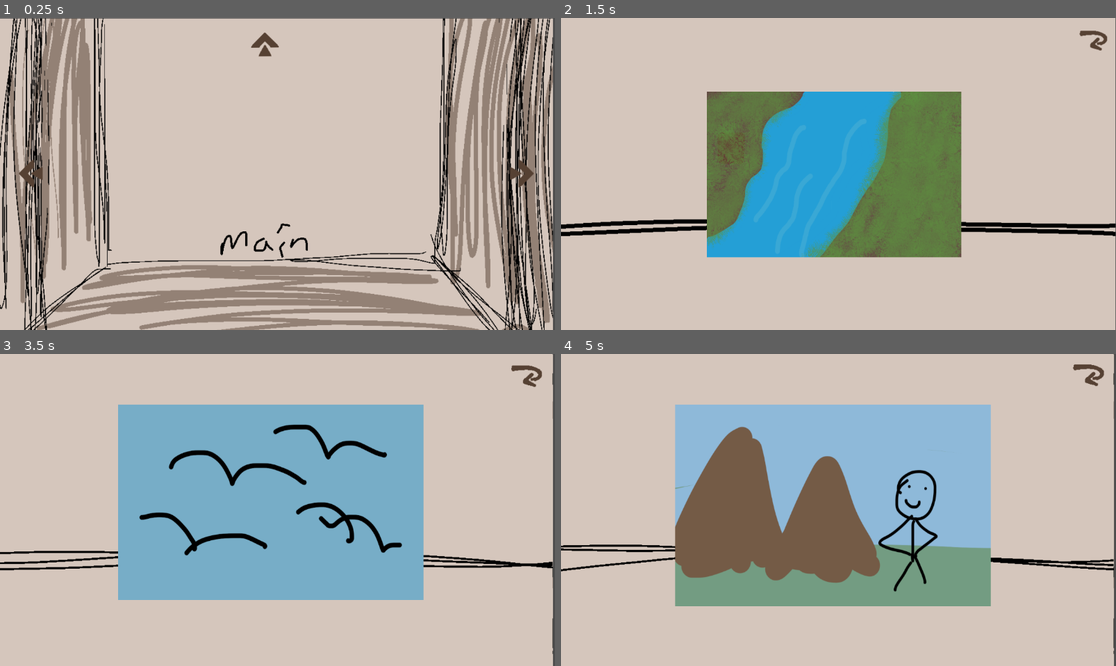
Above: before the commit, frames 1-4 (two rows, left to right).
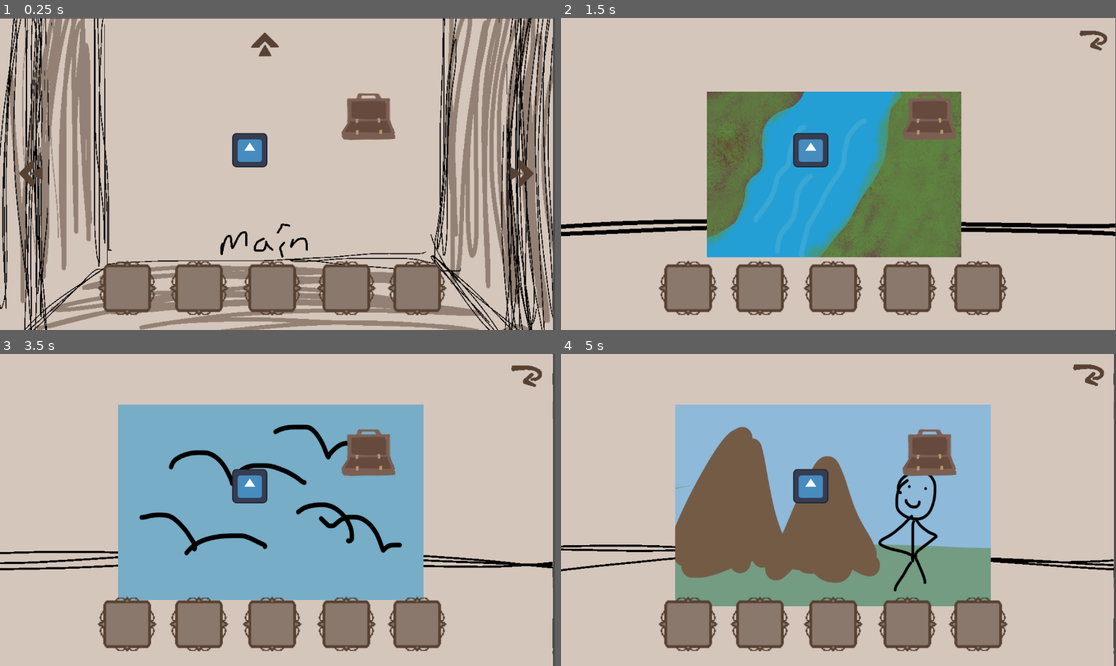
Above: after the commit, the same moments.

Repository: yaliu10/Escape-Room
Game: Godot game, scene res://room.tscn
Two runs of this game, one before a commit and one after it. Both use one fixed random seed, a clock stepped at 60 frames per second and the inputs below. This scene is started directly instead of the project's main scene. The engine's default icon, where the game draws it, is replaced by a stand-in: a white triangle on a blue panel in a dark square.
Inputs (mouse positions are in pixels of both pictures, inside the frame that each line leads up to):
- Up to frame 1 (0.25 s): no input
- Up to frame 2 (1.5 s): tap Enter at 0.5 s; drag from (594, 174) to (1077, 174) at 0.52 s; tap Space at 1.25 s; drag from (1077, 174) to (594, 174) at 1.27 s
- Up to frame 3 (3.5 s): tap Enter at 2 s; move the mouse to (266, 385) at 2.02 s; click (266, 385) at 2.17 s; tap Space at 2.75 s; drag from (532, 375) to (516, 510) at 2.77 s
- Up to frame 4 (5 s): drag from (1088, 375) to (827, 385) at 3.52 s; drag from (1088, 375) to (827, 385) at 4.27 s

The runs differ from the first frame. In frame 1, 6.3% of the frame differs, in the area x 17-81%, y 24-96%; in frame 2, 9.2%; in frame 3, 9.3%; in frame 4, 9.3%.

Commit message:
inventory done!!!!!!!!!!!!!!!!!!!!!!

Diff:
--- a/escape-room/Scripts/item.gd
+++ b/escape-room/Scripts/item.gd
@@ -1,12 +1,43 @@
 extends Sprite2D
 
+var grab_cursor = preload("res://art/IMG_2834.PNG")
+var hand_cursor = preload("res://art/IMG_2835.PNG")
+
 var dragging = false
-var grab_cursor = preload("res://art/ph-slot.PNG")#placeholder
 var picked_up = false
 var drop_location_id = 0
 var drop_location
+var dropped = false
+var timer_off = true
+
 @export var item_id = 1
 
 func _physics_process(delta: float) -> void:
 	if dragging:
 		global_position = lerp(global_position, get_global_mouse_position(), 30 * delta)
+		dropped = false
+		Input.set_custom_mouse_cursor(grab_cursor)
+	else:
+		if picked_up:
+			if !dropped:
+				drop_location = get_parent().set_drop_location(self)
+				if timer_off:
+					$Timer.start()
+					timer_off = false
+			global_position = lerp(global_position, drop_location, 20 * delta)
+
+func _on_test_area_input_event(viewport: Node, event: InputEvent, shape_idx: int) -> void:
+	if event is InputEventMouseButton and event.button_index == MOUSE_BUTTON_LEFT:
+		if !picked_up and !dragging:
+			global_position = get_parent().choose_slot(self)
+			z_index = 10
+			picked_up = true
+		else:
+			if event.pressed:
+				dragging = true
+			else:
+				dragging = false
+
+func _on_timer_timeout() -> void:
+	dropped = true
+	timer_off = true
--- a/escape-room/room.gd
+++ b/escape-room/room.gd
@@ -1,6 +1,13 @@
 extends Node2D
 
 var cursor = preload("res://art/IMG_2835.PNG")
+var grab = preload("res://art/IMG_2834.PNG")
+
+var slot_1_filled = false
+var slot_2_filled = false
+var slot_3_filled = false
+var slot_4_filled = false
+var slot_5_filled = false
 
 
 #right now the same variable is being used to check every wall,
@@ -39,6 +46,63 @@
 func change_cursor_back_in_painting():
 	Input.set_custom_mouse_cursor(null)
 
+
+func fill_slot(slot):
+	match slot:
+		1: slot_1_filled = true
+		2: slot_2_filled = true
+		3: slot_3_filled = true
+		4: slot_4_filled = true
+		5: slot_5_filled = true
+
+func empty_slot(slot):
+	match slot:
+		1: slot_1_filled = false
+		2: slot_2_filled = false
+		3: slot_3_filled = false
+		4: slot_4_filled = false
+		5: slot_5_filled = false
+
+func choose_slot(item):
+	var chosen_slot = 1
+	if !slot_1_filled:
+		chosen_slot = $Slot1.global_position
+		slot_1_filled = true
+		item.drop_location_id = 1
+
+	elif !slot_2_filled:
+		chosen_slot = $Slot2.global_position
+		slot_2_filled = true
+		item.drop_location_id = 2
+	elif !slot_3_filled:
+		chosen_slot = $Slot3.global_position
+		slot_3_filled = true
+		item.drop_location_id = 3
+
+	elif !slot_4_filled:
+		chosen_slot = $Slot4.global_position
+		slot_4_filled = true
+		item.drop_location_id = 4
+
+	elif !slot_5_filled:
+		chosen_slot = $Slot5.global_position
+		slot_5_filled = true
+		item.drop_location_id = 5
+
+	return chosen_slot
+
+func set_drop_location(item):
+	var drop_location
+	match item.drop_location_id:
+		0: drop_location = item.global_position
+		1: drop_location = $Slot1.global_position
+		2: drop_location = $Slot2.global_position
+		3: drop_location = $Slot3.global_position
+		4: drop_location = $Slot4.global_position
+		5: drop_location = $Slot5.global_position
+	return drop_location
+
+
 #left wall selection
 func _on_left_return_area_input_event(viewport: Node, event: InputEvent, shape_idx: int) -> void:
 	if event is InputEventMouseButton and event.button_index == MOUSE_BUTTON_LEFT:
@@ -109,3 +173,47 @@
 		if event is InputEventMouseButton and event.button_index == MOUSE_BUTTON_LEFT:
 			$"In Front Painting".visible = true
 			painting_selected = true
+
+
+func _on_slot_1_area_area_entered(area: Area2D) -> void:
+	if area.is_in_group("item") and !slot_1_filled:
+		empty_slot(area.get_parent().drop_location_id)
+		area.get_parent().drop_location_id = 1
+		fill_slot(area.get_parent().drop_location_id)
+
+func _on_slot_2_area_area_entered(area: Area2D) -> void:
+	if area.is_in_group("item") and !slot_2_filled:
+		empty_slot(area.get_parent().drop_location_id)
+		area.get_parent().drop_location_id = 2
+		fill_slot(area.get_parent().drop_location_id)
+
+func _on_slot_3_area_area_entered(area: Area2D) -> void:
+	if area.is_in_group("item") and !slot_3_filled:
+		empty_slot(area.get_parent().drop_location_id)
+		area.get_parent().drop_location_id = 3
+		fill_slot(area.get_parent().drop_location_id)
+
+func _on_slot_4_area_area_entered(area: Area2D) -> void:
+	if area.is_in_group("item") and !slot_4_filled:
+		empty_slot(area.get_parent().drop_location_id)
+		area.get_parent().drop_location_id = 4
+		fill_slot(area.get_parent().drop_location_id)
+
+func _on_slot_5_area_area_entered(area: Area2D) -> void:
+	if area.is_in_group("item") and !slot_5_filled:
+		empty_slot(area.get_parent().drop_location_id)
+		area.get_parent().drop_location_id = 5
+		fill_slot(area.get_parent().drop_location_id)
+
+
+#need to hide visibility of objects when switching rooms
+func _on_test_interact_area_area_entered(area: Area2D) -> void:
+	if area.is_in_group("item"):
+		if area.get_parent().item_id == 1:
+			$TestInteract.visible = false
+			$TestInteract2.visible = true
+			#estitem_used = true
+
+			empty_slot(area.get_parent().drop_location_id)
+			area.get_parent().queue_free()
+			Input.set_custom_mouse_cursor(cursor)
--- a/escape-room/room.tscn
+++ b/escape-room/room.tscn
@@ -1,7 +1,8 @@
-[gd_scene load_steps=23 format=3 uid="uid://cfy243i0kd1cb"]
+[gd_scene load_steps=31 format=3 uid="uid://cfy243i0kd1cb"]
 
 [ext_resource type="Script" path="res://room.gd" id="1_px8ol"]
 [ext_resource type="Texture2D" uid="uid://dtxuwn72v6iui" path="res://art/main room.PNG" id="2_husx8"]
+[ext_resource type="Texture2D" uid="uid://coljdj07q3k73" path="res://art/IMG_2833.PNG" id="3_aue2j"]
 [ext_resource type="Texture2D" uid="uid://is5n476fgekw" path="res://art/arrow.PNG" id="3_bma02"]
 [ext_resource type="Texture2D" uid="uid://b0ntdu2glqfxn" path="res://art/left wall.PNG" id="4_of1yb"]
 [ext_resource type="Texture2D" uid="uid://o3xsmuyt5k5g" path="res://art/return.PNG" id="5_xourl"]
@@ -10,6 +11,13 @@
 [ext_resource type="Texture2D" uid="uid://cncut3a30jwir" path="res://art/front wall.PNG" id="7_nxmvr"]
 [ext_resource type="Texture2D" uid="uid://cn007kodgbnx" path="res://art/painting 2.PNG" id="8_6qmun"]
 [ext_resource type="Texture2D" uid="uid://e3vlr8l8casf" path="res://art/painting 3.PNG" id="10_0cw3k"]
+[ext_resource type="Texture2D" uid="uid://cyamkeioip6ar" path="res://art/icon.svg" id="11_ipt4x"]
+[ext_resource type="Script" path="res://Scripts/item.gd" id="12_6j7kt"]
+[ext_resource type="Texture2D" uid="uid://bwsn7jxnip1o3" path="res://art/ph-opened case.PNG" id="14_84as2"]
+[ext_resource type="Texture2D" uid="uid://ds552hk8olw1w" path="res://art/ph-closed case.PNG" id="14_eq741"]
+
+[sub_resource type="RectangleShape2D" id="RectangleShape2D_5ms4q"]
+size = Vector2(83, 83)
 
 [sub_resource type="CircleShape2D" id="CircleShape2D_ddivy"]
 radius = 28.1603
@@ -46,6 +54,12 @@
 
 [sub_resource type="CircleShape2D" id="CircleShape2D_18k77"]
 radius = 29.872
+
+[sub_resource type="RectangleShape2D" id="RectangleShape2D_xxifp"]
+size = Vector2(117.479, 118.986)
+
+[sub_resource type="RectangleShape2D" id="RectangleShape2D_fnjla"]
+size = Vector2(149.171, 134.454)
 
 [node name="Room" type="Node2D"]
 script = ExtResource("1_px8ol")
@@ -57,6 +71,81 @@
 texture = ExtResource("2_husx8")
 expand_mode = 1
 
+[node name="Inventory Slot1" type="Sprite2D" parent="."]
+z_index = 9
+position = Vector2(263.953, 561.25)
+scale = Vector2(1.94068, 1.94068)
+texture = ExtResource("3_aue2j")
+
+[node name="Inventory Slot2" type="Sprite2D" parent="."]
+z_index = 9
+position = Vector2(412.953, 561.25)
+scale = Vector2(1.94068, 1.94068)
+texture = ExtResource("3_aue2j")
+
+[node name="Inventory Slot3" type="Sprite2D" parent="."]
+z_index = 9
+position = Vector2(564.953, 561.25)
+scale = Vector2(1.94068, 1.94068)
+texture = ExtResource("3_aue2j")
+
+[node name="Inventory Slot4" type="Sprite2D" parent="."]
+z_index = 9
+position = Vector2(718.953, 561.25)
+scale = Vector2(1.94068, 1.94068)
+texture = ExtResource("3_aue2j")
+
+[node name="Inventory Slot5" type="Sprite2D" parent="."]
+z_index = 9
+position = Vector2(865.953, 561.25)
+scale = Vector2(1.94068, 1.94068)
+texture = ExtResource("3_aue2j")
+
+[node name="Slot1" type="Node2D" parent="."]
+position = Vector2(263, 560)
+
+[node name="Slot1 Area" type="Area2D" parent="Slot1"]
+
+[node name="CollisionShape2D" type="CollisionShape2D" parent="Slot1/Slot1 Area"]
+position = Vector2(1.5, 1.5)
+shape = SubResource("RectangleShape2D_5ms4q")
+
+[node name="Slot2" type="Node2D" parent="."]
+position = Vector2(411, 559)
+
+[node name="Slot2 Area" type="Area2D" parent="Slot2"]
+
+[node name="CollisionShape2D" type="CollisionShape2D" parent="Slot2/Slot2 Area"]
+position = Vector2(1.5, 1.5)
+shape = SubResource("RectangleShape2D_5ms4q")
+
+[node name="Slot3" type="Node2D" parent="."]
+position = Vector2(564, 559)
+
+[node name="Slot3 Area" type="Area2D" parent="Slot3"]
+
+[node name="CollisionShape2D" type="CollisionShape2D" parent="Slot3/Slot3 Area"]
+position = Vector2(1.5, 1.5)
+shape = SubResource("RectangleShape2D_5ms4q")
+
+[node name="Slot4" type="Node2D" parent="."]
+position = Vector2(718, 560)
+
+[node name="Slot4 Area" type="Area2D" parent="Slot4"]
+
+[node name="CollisionShape2D" type="CollisionShape2D" parent="Slot4/Slot4 Area"]
+position = Vector2(1.5, 1.5)
+shape = SubResource("RectangleShape2D_5ms4q")
+
+[node name="Slot5" type="Node2D" parent="."]
+position = Vector2(865, 559)
+
+[node name="Slot5 Area" type="Area2D" parent="Slot5"]
+
+[node name="CollisionShape2D" type="CollisionShape2D" parent="Slot5/Slot5 Area"]
+position = Vector2(1.5, 1.5)
+shape = SubResource("RectangleShape2D_5ms4q")
+
 [node name="Left Arrow" type="Sprite2D" parent="."]
 position = Vector2(71, 323)
 texture = ExtResource("3_bma02")
@@ -215,6 +304,46 @@
 [node name="CollisionShape2D" type="CollisionShape2D" parent="In Front Painting/Front Painting Return/Front Painting Return Area"]
 shape = SubResource("CircleShape2D_18k77")
 
+[node name="TestItem" type="Sprite2D" parent="."]
+position = Vector2(518.5, 274.5)
+scale = Vector2(0.570313, 0.554688)
+texture = ExtResource("11_ipt4x")
+script = ExtResource("12_6j7kt")
+
+[node name="TestArea" type="Area2D" parent="TestItem" groups=["item"]]
+
+[node name="CollisionShape2D" type="CollisionShape2D" parent="TestItem/TestArea"]
+position = Vector2(0.876719, -0.901407)
+scale = Vector2(1, 1)
+shape = SubResource("RectangleShape2D_xxifp")
+
+[node name="Timer" type="Timer" parent="TestItem"]
+wait_time = 0.2
+one_shot = true
+
+[node name="TestInteract2" type="Sprite2D" parent="."]
+visible = false
+position = Vector2(799, 220)
+scale = Vector2(0.57, 0.58)
+texture = ExtResource("14_eq741")
+
+[node name="TestInteract" type="Sprite2D" parent="."]
+position = Vector2(793, 206)
+scale = Vector2(0.603333, 0.595)
+texture = ExtResource("14_84as2")
+
+[node name="Test Interact Area" type="Area2D" parent="TestInteract"]
+
+[node name="CollisionShape2D" type="CollisionShape2D" parent="TestInteract/Test Interact Area"]
+position = Vector2(-44.7516, 1.68069)
+scale = Vector2(1, 1)
+shape = SubResource("RectangleShape2D_fnjla")
+
+[connection signal="area_entered" from="Slot1/Slot1 Area" to="." method="_on_slot_1_area_area_entered"]
+[connection signal="area_entered" from="Slot2/Slot2 Area" to="." method="_on_slot_2_area_area_entered"]
+[connection signal="area_entered" from="Slot3/Slot3 Area" to="." method="_on_slot_3_area_area_entered"]
+[connection signal="area_entered" from="Slot4/Slot4 Area" to="." method="_on_slot_4_area_area_entered"]
+[connection signal="area_entered" from="Slot5/Slot5 Area" to="." method="_on_slot_5_area_area_entered"]
 [connection signal="input_event" from="Left Arrow/Left Arrow Area" to="." method="_on_left_arrow_area_input_event"]
 [connection signal="mouse_entered" from="Left Arrow/Left Arrow Area" to="." method="change_cursor"]
 [connection signal="mouse_exited" from="Left Arrow/Left Arrow Area" to="." method="change_cursor_back"]
@@ -251,3 +380,6 @@
 [connection signal="input_event" from="In Front Painting/Front Painting Return/Front Painting Return Area" to="." method="_on_front_painting_return_area_input_event"]
 [connection signal="mouse_entered" from="In Front Painting/Front Painting Return/Front Painting Return Area" to="." method="change_cursor_in_painting"]
 [connection signal="mouse_exited" from="In Front Painting/Front Painting Return/Front Painting Return Area" to="." method="change_cursor_back_in_painting"]
+[connection signal="input_event" from="TestItem/TestArea" to="TestItem" method="_on_test_area_input_event"]
+[connection signal="timeout" from="TestItem/Timer" to="TestItem" method="_on_timer_timeout"]
+[connection signal="area_entered" from="TestInteract/Test Interact Area" to="." method="_on_test_interact_area_area_entered"]
